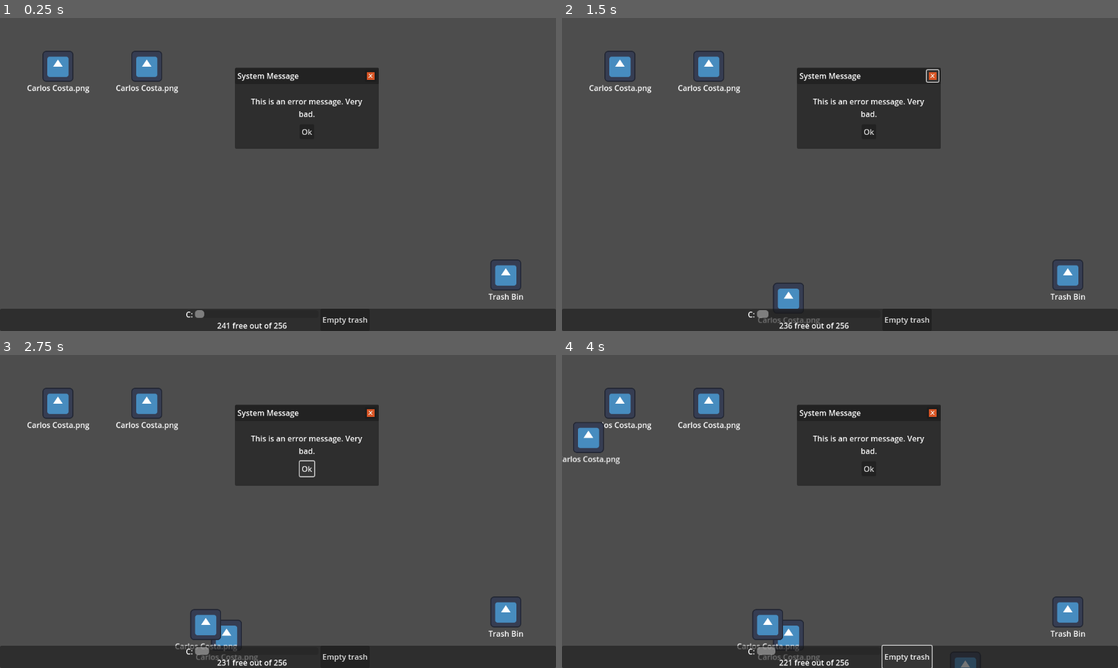
Above: before the commit, frames 1-4 (two rows, left to right).
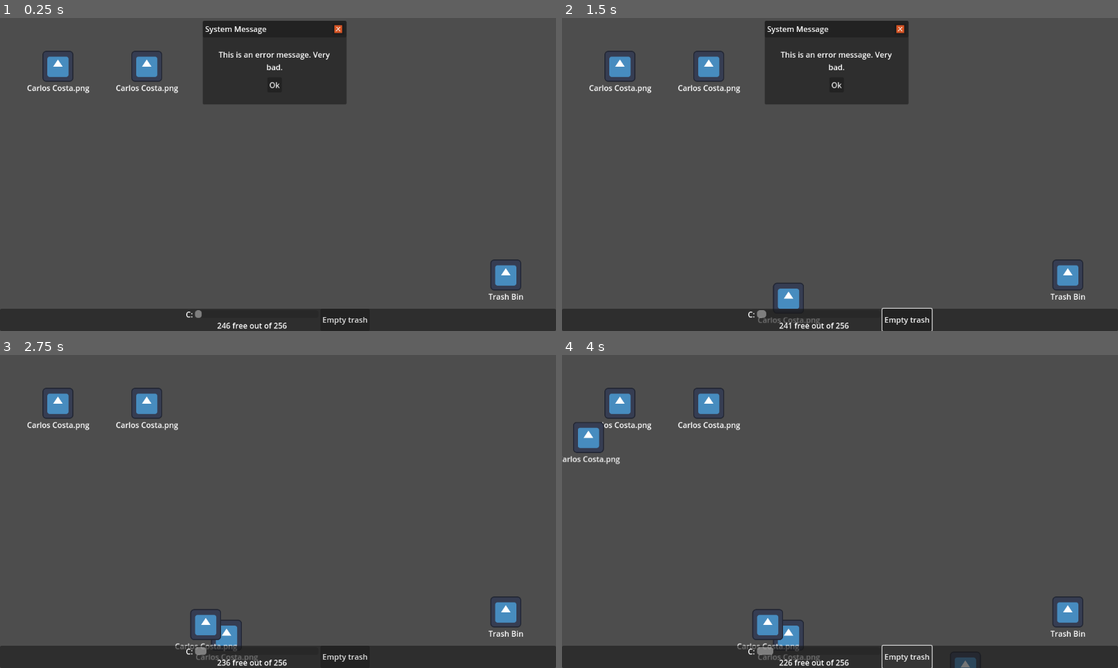
Above: after the commit, the same moments.

Repository: VileOar/ludum-dare-54
Game: Godot game, scene res://scenes/main.tscn
Same seed, same stepped clock (60 frames per second), same inputs: the game is played once before the commit and once after it. The engine's default icon, where the game draws it, is replaced by a stand-in: a white triangle on a blue panel in a dark square.
Inputs (mouse positions are in pixels of both pictures, inside the frame that each line leads up to):
- Up to frame 1 (0.25 s): no input
- Up to frame 2 (1.5 s): click "Empty trash" at 0.5 s; click (934, 77) at 1.27 s
- Up to frame 3 (2.75 s): click "Ok" at 2 s
- Up to frame 4 (4 s): click "Ok" (after the commit: "Empty trash") at 2.75 s; click "Empty trash" at 3.5 s

The runs differ from the first frame. In frame 1, 9.0% of the frame differs, in the area x 35-69%, y 0-100%; in frame 2, 9.0%, in the area x 36-69%, y 0-100%; in frame 3, 6.5%; in frame 4, 6.6%.

Commit message:
generic window done

Diff:
--- a/scenes/desktop.tscn
+++ b/scenes/desktop.tscn
@@ -1,8 +1,9 @@
-[gd_scene load_steps=4 format=3 uid="uid://crlkuni2202pw"]
+[gd_scene load_steps=5 format=3 uid="uid://crlkuni2202pw"]
 
 [ext_resource type="PackedScene" uid="uid://dv0gqt42k76sy" path="res://scenes/files/draggable_file.tscn" id="1_nnh13"]
 [ext_resource type="Script" path="res://scripts/systems/desktop.gd" id="1_y7jii"]
 [ext_resource type="PackedScene" uid="uid://borhx2rspskdv" path="res://scenes/files/trash_bin.tscn" id="2_n3o80"]
+[ext_resource type="PackedScene" uid="uid://cylps5fisf5fa" path="res://scenes/windows/draggable_window.tscn" id="4_7gjup"]
 
 [node name="Desktop" type="Node2D"]
 script = ExtResource("1_y7jii")
@@ -18,3 +19,6 @@
 
 [node name="TrashBin" parent="." instance=ExtResource("2_n3o80")]
 position = Vector2(472, 208)
+
+[node name="DraggableWindow" parent="." instance=ExtResource("4_7gjup")]
+position = Vector2(-7, -232)
--- a/scenes/main.tscn
+++ b/scenes/main.tscn
@@ -1,10 +1,9 @@
-[gd_scene load_steps=6 format=3 uid="uid://dbv62ldbf64mb"]
+[gd_scene load_steps=5 format=3 uid="uid://dbv62ldbf64mb"]
 
 [ext_resource type="PackedScene" uid="uid://bj5y314d3ssba" path="res://scenes/spawner.tscn" id="1_5sg88"]
 [ext_resource type="Script" path="res://scripts/systems/disk_space_manager.gd" id="2_8ua7v"]
 [ext_resource type="PackedScene" uid="uid://crlkuni2202pw" path="res://scenes/desktop.tscn" id="2_jclm6"]
 [ext_resource type="PackedScene" uid="uid://di25hfxjvfugn" path="res://scenes/ui/toolbar.tscn" id="4_gx0xd"]
-[ext_resource type="PackedScene" uid="uid://cylps5fisf5fa" path="res://scenes/windows/draggable_window.tscn" id="5_a0v1i"]
 
 [node name="Main" type="Node2D"]
 
@@ -19,8 +18,5 @@
 
 [node name="Desktop" parent="." instance=ExtResource("2_jclm6")]
 
-[node name="DraggableWindow" parent="." instance=ExtResource("5_a0v1i")]
-position = Vector2(-89, -221)
-
 [connection signal="new_file" from="Spawner" to="Desktop" method="_on_spawner_new_file"]
 [connection signal="space_update" from="DiskSpaceManager" to="CanvasLayer/Toolbar" method="_on_disk_space_manager_space_update"]
--- a/scenes/windows/draggable_window.tscn
+++ b/scenes/windows/draggable_window.tscn
@@ -1,14 +1,23 @@
 [gd_scene load_steps=3 format=3 uid="uid://cylps5fisf5fa"]
 
-[ext_resource type="Script" path="res://scripts/draggable_file.gd" id="1_kcfck"]
+[ext_resource type="Script" path="res://scripts/draggable_window.gd" id="1_1tewi"]
 [ext_resource type="Texture2D" uid="uid://sty1r4akbfmk" path="res://cross.png" id="2_eebc2"]
 
 [node name="DraggableWindow" type="Node2D"]
-script = ExtResource("1_kcfck")
+script = ExtResource("1_1tewi")
 
 [node name="PanelContainer" type="PanelContainer" parent="."]
-offset_right = 40.0
-offset_bottom = 40.0
+anchors_preset = 8
+anchor_left = 0.5
+anchor_top = 0.5
+anchor_right = 0.5
+anchor_bottom = 0.5
+offset_left = -149.0
+offset_top = -86.5
+offset_right = 149.0
+offset_bottom = 86.5
+grow_horizontal = 2
+grow_vertical = 2
 
 [node name="VBoxContainer" type="VBoxContainer" parent="PanelContainer"]
 layout_mode = 2
@@ -32,7 +41,7 @@
 size_flags_horizontal = 0
 text = "System Message"
 
-[node name="Button" type="Button" parent="PanelContainer/VBoxContainer/PanelContainer/MarginContainer/HBoxContainer"]
+[node name="CloseButton" type="Button" parent="PanelContainer/VBoxContainer/PanelContainer/MarginContainer/HBoxContainer"]
 layout_mode = 2
 size_flags_horizontal = 10
 size_flags_vertical = 4
@@ -62,3 +71,7 @@
 layout_mode = 2
 size_flags_horizontal = 4
 text = "Ok"
+
+[connection signal="gui_input" from="PanelContainer/VBoxContainer/PanelContainer" to="." method="_on_panel_container_gui_input"]
+[connection signal="pressed" from="PanelContainer/VBoxContainer/PanelContainer/MarginContainer/HBoxContainer/CloseButton" to="." method="_on_close_button_pressed"]
+[connection signal="pressed" from="PanelContainer/VBoxContainer/MarginContainer2/VBoxContainer/Button" to="." method="_on_button_pressed"]
--- /dev/null
+++ b/scripts/draggable_window.gd
@@ -0,0 +1,37 @@
+extends Node2D
+
+class_name DraggableWindow
+
+
+var lifted := false
+var liftPosOffset = Vector2.ZERO
+
+
+func _physics_process(_delta):
+	if lifted:
+		position = get_global_mouse_position() - liftPosOffset
+
+
+func _on_panel_container_gui_input(event:InputEvent):
+	if event is InputEventMouseButton:
+		match event.button_index:
+			MOUSE_BUTTON_LEFT:
+				if event.pressed:
+					lifted = true
+
+					# calculate offset
+					liftPosOffset = get_global_mouse_position() - position
+
+					# Put file on "top" of parent children
+					get_parent().move_child(self, -1)
+				else:
+					lifted = false
+			# RIGHT CLICK HANDLER GOES HERE
+
+
+func _on_close_button_pressed():
+	self.queue_free()
+
+
+func _on_button_pressed():
+	self.queue_free()
